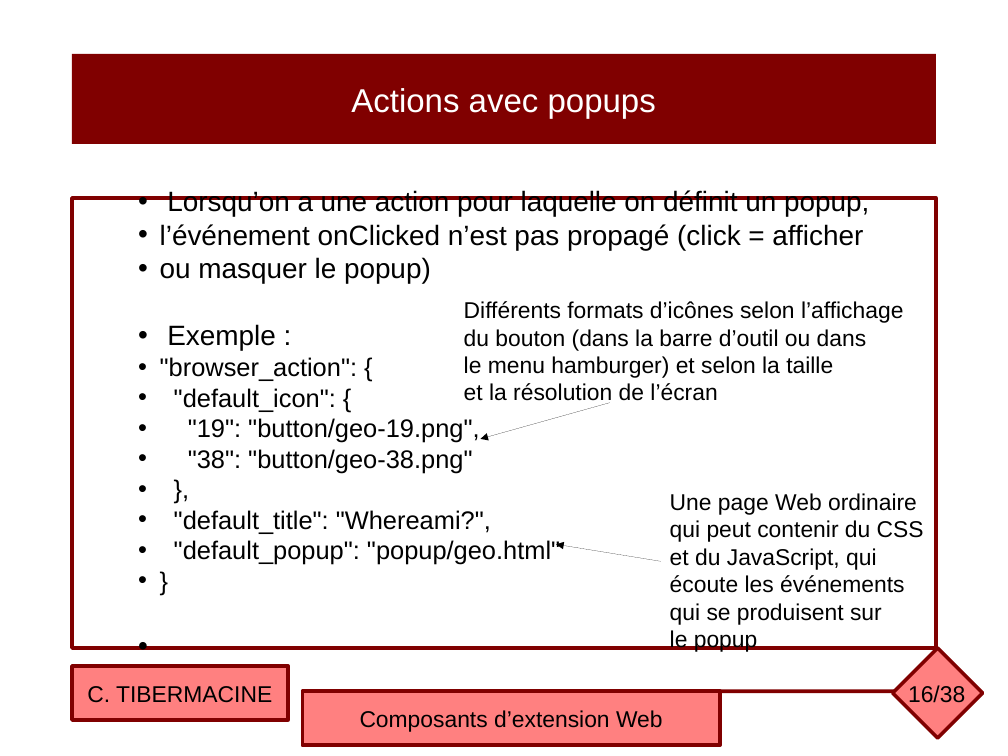
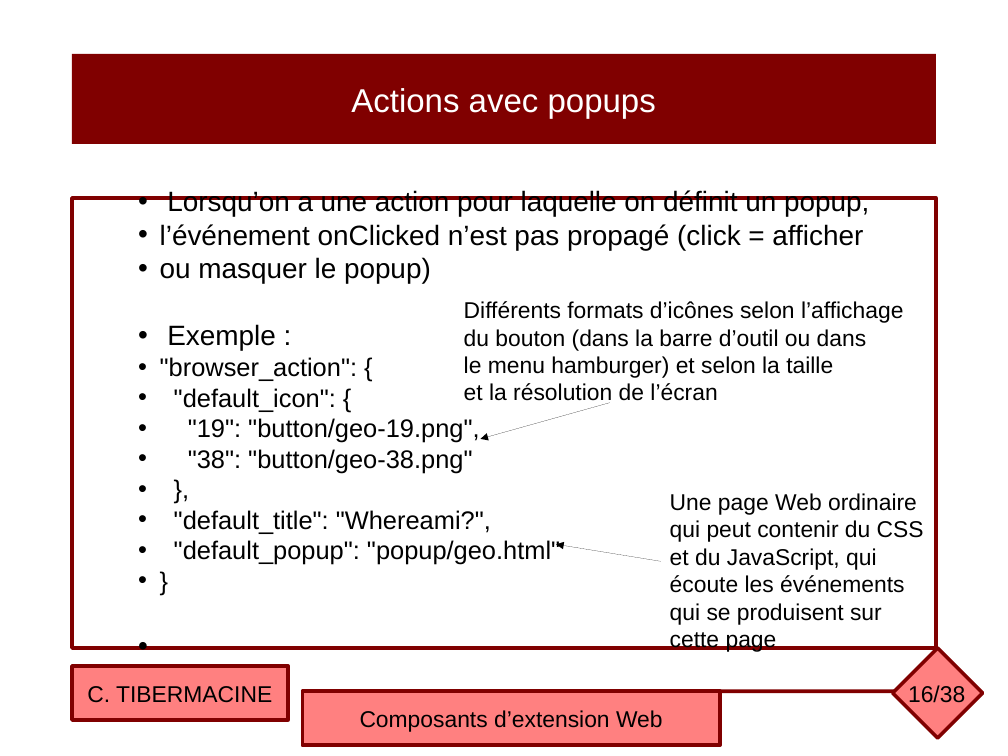
Before and after one commit to ctiber/composants, a slide deck: slide 16 of cours/cours5.odp. Drawn at 1008x756 pixels with LibreOffice and Linux fonts; fonts in the diff are those of the drawing. Boxes give left, top, right and bottom in pixels: in the first picture for what was removed or moved away, otherwise in the second. Text is boxed around its words. In the diff, an @@ line names an element or a change of style, - is before the commit and + after.

```diff
--- a/cours/cours5.odp
+++ b/cours/cours5.odp
@@ text at <box>670,632,777,652</box>: text changed @@
-le popup
+cette page
```
Also in this commit, not shown: 10 other slides changed, 1 other file.
